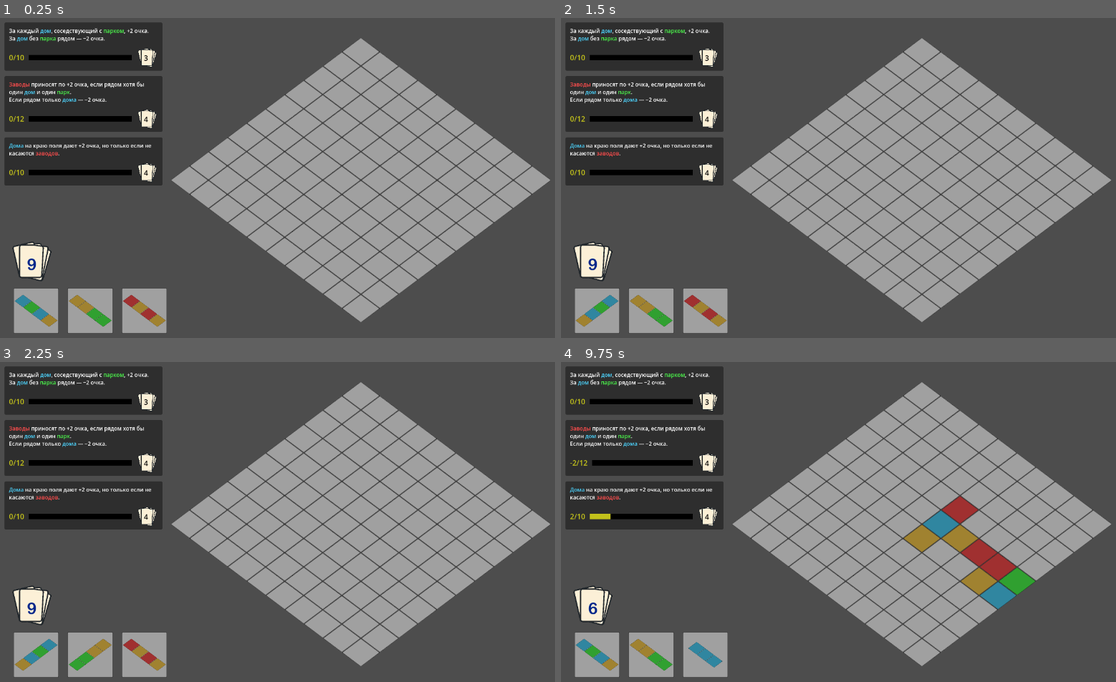
Above: before the commit, frames 1-4 (two rows, left to right).
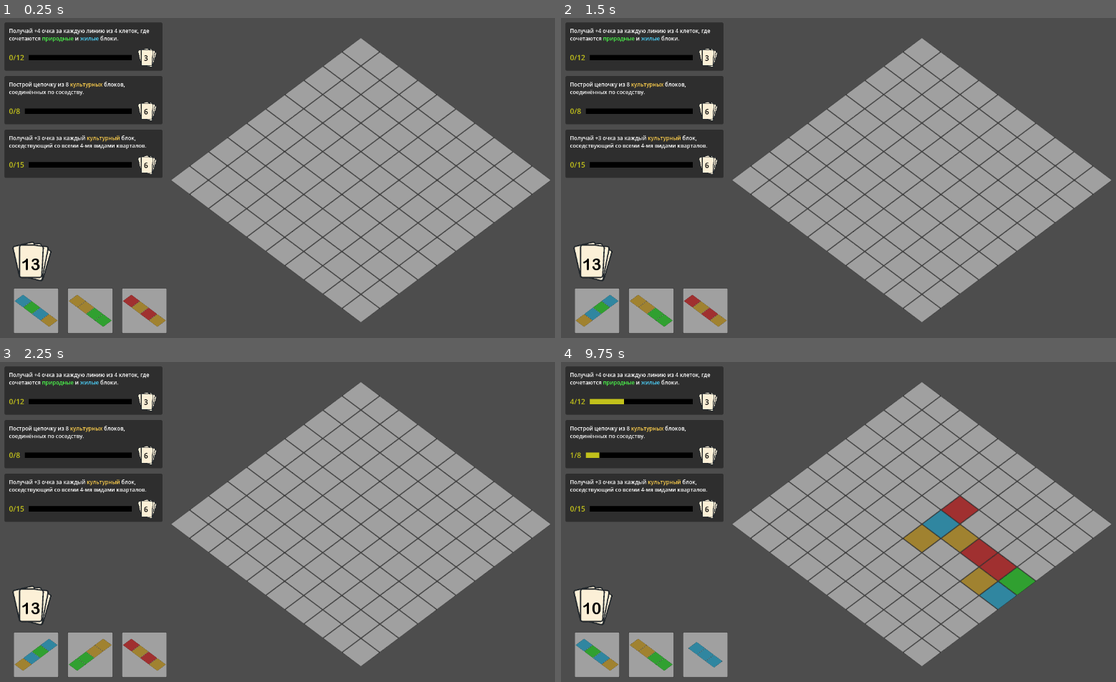
Above: after the commit, the same moments.

Repository: Suruks/Deck-and-Districts-Godot
Game: Godot game, scene res://main.tscn
Same seed, same stepped clock (60 frames per second), same inputs: the game is played once before the commit and once after it.
Inputs (mouse positions are in pixels of both pictures, inside the frame that each line leads up to):
- Up to frame 1 (0.25 s): no input
- Up to frame 2 (1.5 s): tap Enter at 0.5 s; move the mouse to (599, 309) at 0.52 s; tap R at 0.6, 1.35 s; click (599, 309) at 0.67 s; tap Space at 1.25 s; move the mouse to (649, 309) at 1.27 s; click (649, 309) at 1.42 s
- Up to frame 3 (2.25 s): tap Enter at 2 s; move the mouse to (144, 653) at 2.02 s; tap R at 2.1 s; click (144, 653) at 2.17 s
- Up to frame 4 (9.75 s): tap Space at 2.75, 4.25 s; move the mouse to (816, 589) at 2.77 s; tap R every 0.75 s from 2.85 to 9.6 s; click (816, 589) at 2.92 s; tap Enter at 3.5 s; move the mouse to (1021, 573) at 3.52 s; click (1021, 573) at 3.67 s; move the mouse to (599, 653) at 4.27 s; click (599, 653) at 4.42 s; move the mouse to (649, 653) at 5.02 s; click (649, 653) at 5.17 s; move the mouse to (705, 653) at 5.77 s; click (705, 653) at 5.92 s; move the mouse to (971, 509) at 6.52 s; click (971, 509) at 6.67 s; move the mouse to (599, 653) at 7.27 s; click (599, 653) at 7.42 s; move the mouse to (649, 653) at 8.02 s; click (649, 653) at 8.17 s; move the mouse to (705, 653) at 8.77 s; click (705, 653) at 8.92 s; move the mouse to (1021, 573) at 9.52 s; click (1021, 573) at 9.67 s

The runs differ from the first frame. In frame 1, 4.7% of the frame differs, in the area x 0-30%, y 3-79%; in frame 2, 4.7%; in frame 3, 4.7%; in frame 4, 4.8%.

Commit message:
quests are working

Diff:
--- a/QuestDeck.gd
+++ b/QuestDeck.gd
@@ -52,7 +52,7 @@
 	# 5 — Пояс жизни
 	var q5 = Quest.new()
 	q5.quest_type = "life_belt"
-	q5.description = "Получай +4 очка за каждую цепочку из 4 клеток, где чередуются [color=#4DFF4D]природные[/color] и [color=#4DD5FF]жилые[/color] блоки."
+	q5.description = "Получай +4 очка за каждую линию из 4 клеток, где сочетаются [color=#4DFF4D]природные[/color] и [color=#4DD5FF]жилые[/color] блоки."
 	q5.reward_cards = 3
 	q5.target_progress = 12
 	q5.current_progress = 0
@@ -67,6 +67,7 @@
 	q6.current_progress = 0
 	quests.append(q6)
 
+	quests.shuffle()
 
 func draw_quest() -> Quest:
 	if quests.is_empty():
--- a/QuestManager.gd
+++ b/QuestManager.gd
@@ -9,6 +9,41 @@
 
 func _init(_quest_deck: QuestDeck):
 	quest_deck = _quest_deck
+
+func complete_quest(q: Quest):
+	if not active_quests.has(q):
+		return # квест неактивен
+
+	# --- Найти UI-ноду, связанную с этим квестом ---
+	var ui_node: Node = null
+	for child in active_quests_container.get_children():
+		if child.quest == q:
+			ui_node = child
+			break
+
+	if ui_node:
+		var index = active_quests.find(q)
+		active_quests.remove_at(index)
+		ui_node.queue_free()
+
+		# --- Берём новый квест из колоды ---
+		var new_q = quest_deck.draw_quest()
+		if new_q:
+			active_quests.insert(index, new_q)
+
+			var new_ui = quest_ui_scene.instantiate()
+			new_ui.quest = new_q
+
+			# Вставляем именно на место старого UI
+			# Если нужно сохранять порядок, используем add_child с индексом
+			active_quests_container.add_child(new_ui)
+			new_ui.move_child(new_ui, index)
+			new_ui.call_deferred("update_ui")
+	else:
+		# если UI-ноду не нашли, просто убираем квест из списка
+		active_quests.erase(q)
+
+
 
 func setup_quests(count := 3):
 	active_quests.clear()
@@ -26,7 +61,6 @@
 		active_quests_container.add_child(ui)
 		ui.call_deferred("update_ui")
 
-
 func compute_all_scores(grid: Array, grid_size: int) -> int:
 	var total_score := 0
 	for q in active_quests:
@@ -34,6 +68,9 @@
 		total_score += score
 		print("[QuestManager] %s: %d" % [q.quest_type, score])
 
+		if q.is_completed():
+			complete_quest(q)
+
 		for child in active_quests_container.get_children():
 			if "update_ui" in child:
 				child.update_ui()
--- a/main.gd
+++ b/main.gd
@@ -32,7 +32,7 @@
 # --- READY ---
 func _ready():
 	randomize()
-	deck.init_deck(12)
+	deck.init_deck(16)
 
 	# --- Сетка ---
 	grid_nodes.clear()
@@ -75,9 +75,13 @@
 	deck_label.add_theme_font_override("font", font_var)
 	deck_label.add_theme_font_size_override("font_size", 36)
 
+	deck_label.horizontal_alignment = HorizontalAlignment.HORIZONTAL_ALIGNMENT_CENTER
+	deck_label.vertical_alignment = VerticalAlignment.VERTICAL_ALIGNMENT_CENTER
+
 	$CanvasLayer.add_child(deck_label)
-	deck_label.position = Vector2(60, get_viewport_rect().size.y - 195)
-	deck_label.modulate = Color(0.0, 0.145, 0.541, 1.0)
+	deck_label.position = Vector2(47, get_viewport_rect().size.y - 195)
+	deck_label.modulate = Color(0, 0, 0, 1)
+
 
 	var input_node = preload("res://input.gd").new()
 	add_child(input_node)
@@ -99,9 +103,6 @@
 	print("Количество квестов в менеджере:", quest_manager.active_quests.size())
 	for q in quest_manager.active_quests:
 		print("Квест:", q.quest_type)
-
-	# Подключаем сигнал, чтобы пересчитывать очки при установке карты
-	input_node.connect("card_placed", Callable(self, "update_quest_scores"))
 
 	quest_manager.active_quests_container = active_quests_container
 	quest_manager.quest_ui_scene = quest_ui_scene
--- a/quest.gd
+++ b/quest.gd
@@ -9,7 +9,6 @@
 
 func is_completed() -> bool:
 	return current_progress >= target_progress
-
 
 func calculate_score(grid: Array, grid_size: int) -> int:
 	var score := 0
@@ -92,20 +91,58 @@
 # --- 5. Пояс жизни ---
 func _calc_life_belt(grid, grid_size):
 	var bonus := 0
+
+	# Горизонтальные линии
 	for y in range(grid_size):
+		var count := 0
+		var has_nature := false
+		var has_residential := false
 		for x in range(grid_size):
-			for dir in [[1,0],[0,1]]:
-				var seq := []
-				for k in range(4):
-					var nx = x + k * dir[0]
-					var ny = y + k * dir[1]
-					if nx >= grid_size or ny >= grid_size:
-						break
-					seq.append(grid[ny][nx])
-				if seq.size() == 4:
-					var pattern = ",".join(seq)
-					if pattern.match("^(nature,residential|residential,nature)(,nature,residential|,residential,nature){1,}$"):
-						bonus += 4
+			var cell = grid[y][x]
+			if cell == "nature":
+				has_nature = true
+				count += 1
+			elif cell == "residential":
+				has_residential = true
+				count += 1
+			elif cell == null:
+				# сброс линии
+				if count >= 4 and has_nature and has_residential:
+					bonus += 4
+				count = 0
+				has_nature = false
+				has_residential = false
+			else:
+				# другой тип блока
+				count += 1
+		# проверка в конце строки
+		if count >= 4 and has_nature and has_residential:
+			bonus += 4
+
+	# Вертикальные линии
+	for x in range(grid_size):
+		var count := 0
+		var has_nature := false
+		var has_residential := false
+		for y in range(grid_size):
+			var cell = grid[y][x]
+			if cell == "nature":
+				has_nature = true
+				count += 1
+			elif cell == "residential":
+				has_residential = true
+				count += 1
+			elif cell == null:
+				if count >= 4 and has_nature and has_residential:
+					bonus += 4
+				count = 0
+				has_nature = false
+				has_residential = false
+			else:
+				count += 1
+		if count >= 4 and has_nature and has_residential:
+			bonus += 4
+
 	return bonus
 
 
@@ -131,7 +168,7 @@
 	visited[key] = true
 	var max_len := 1
 	for dir in [[0,-1],[1,0],[0,1],[-1,0]]:
-		max_len = max(max_len, 1 + _dfs_culture(grid, x + dir[0], y + dir[1], grid_size, visited.duplicate()))
+		max_len = max(max_len, 1 + _dfs_culture(grid, x + dir[0], y + dir[1], grid_size, visited))
 	return max_len
 
 
--- a/quest_ui.gd
+++ b/quest_ui.gd
@@ -40,12 +40,6 @@
 	vbox.queue_sort()
 	panel.queue_redraw()
 
-	print("panel size:", panel.size)
-	print("panel custom_minimum_size:", panel.custom_minimum_size)
-	print("panel minimum_size:", panel.get_minimum_size())
-	print("self custom_minimum_size:", custom_minimum_size)
-	print("vbox.get_combined_minimum_size:", vbox.get_combined_minimum_size())
-
 func update_ui():
 	if not quest:
 		return
